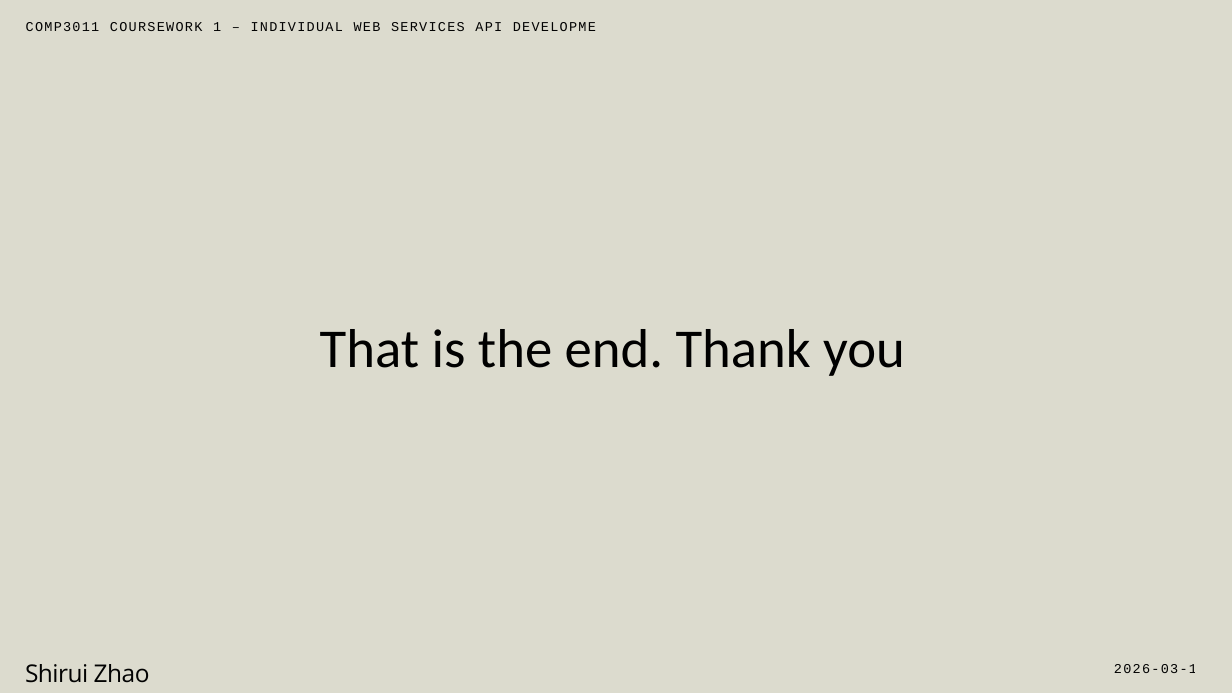
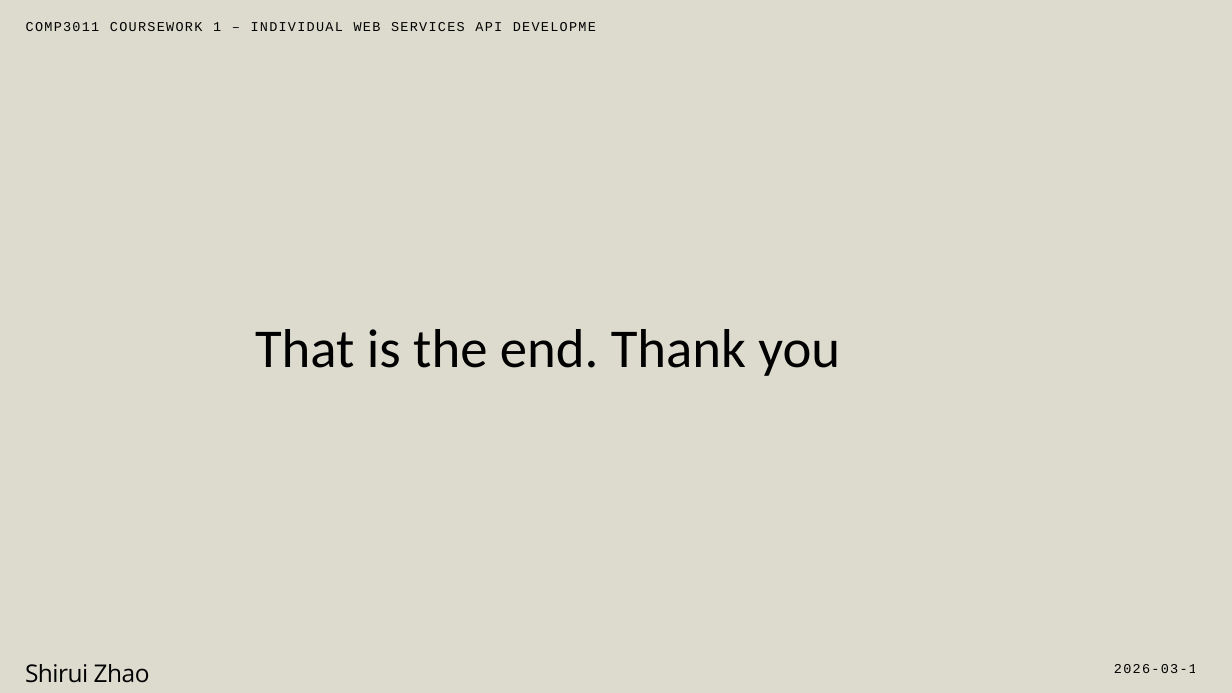
Before and after one commit to SHIRUIZHAOIILLiil/housing-api, a slide deck: slide 15 of docs/Housing-API.pptx (slide 14 before the commit). Drawn at 1232x693 pixels with LibreOffice and Linux fonts; fonts in the diff are those of the drawing. Boxes give left, top, right and bottom in pixels: in the first picture for what was removed or moved away, otherwise in the second. Text is boxed around its words. In the diff, an @@ line names an element or a change of style, - is before the commit and + after.

```diff
--- a/docs/Housing-API.pptx
+++ b/docs/Housing-API.pptx
@@ text "That is the end. Thank ...": place and size @@
-text "That is the end. Thank ..." at (320,329,905,376)
+text "That is the end. Thank ..." at (255,329,840,376)
```
Also in this commit, not shown: 1 other slide changed, 1 slide added, 5 other files.
